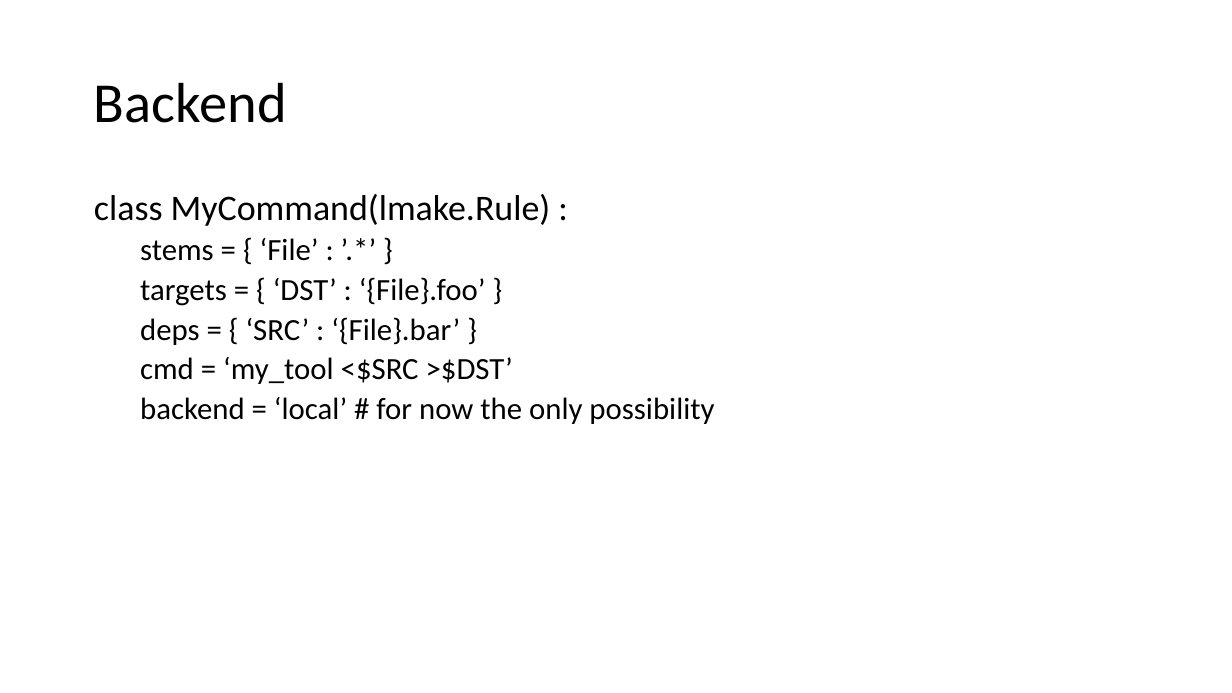
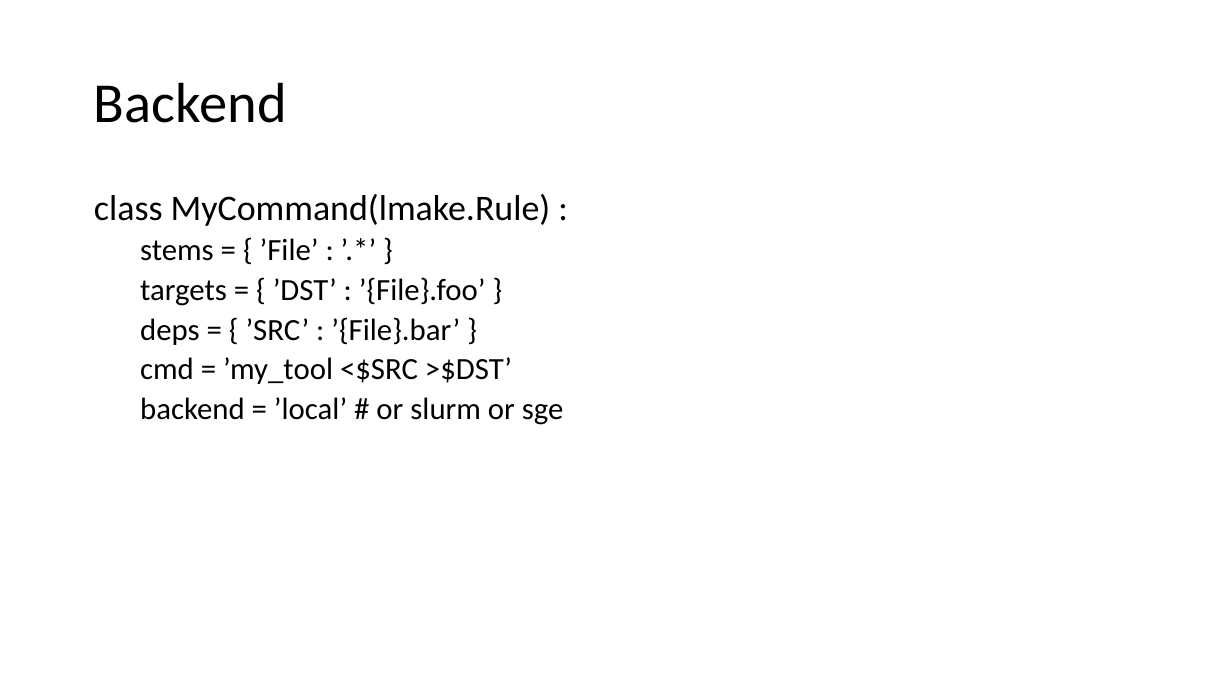
Before and after one commit to cesar-douady/open-lmake, a slide deck: slide 33 of doc/lmake_doc.pptx (slide 35 before the commit). Drawn at 1232x693 pixels with LibreOffice and Linux fonts; fonts in the diff are those of the drawing. Boxes give left, top, right and bottom in pixels: in the first picture for what was removed or moved away, otherwise in the second. Text is boxed around its words. In the diff, an @@ line names an element or a change of style, - is before the commit and + after.

```diff
--- a/doc/lmake_doc.pptx
+++ b/doc/lmake_doc.pptx
@@ text at (x1=140, y1=238, x2=564, y2=425): text changed @@
-  stems = { ‘File’ : ’.*’ }
-  targets = { ‘DST’ : ‘{File}.foo’ }
-  deps = { ‘SRC’ : ‘{File}.bar’ }
-  cmd = ‘my_tool <$SRC >$DST’
-  backend = ‘local’ # for now the only possibility
+  stems = { ’File’ : ’.*’ }
+  targets = { ’DST’ : ’{File}.foo’ }
+  deps = { ’SRC’ : ’{File}.bar’ }
+  cmd = ’my_tool <$SRC >$DST’
+  backend = ’local’ # or slurm or sge
```
Also in this commit, not shown: 16 other slides changed, 5 slides removed, 5 other files.
